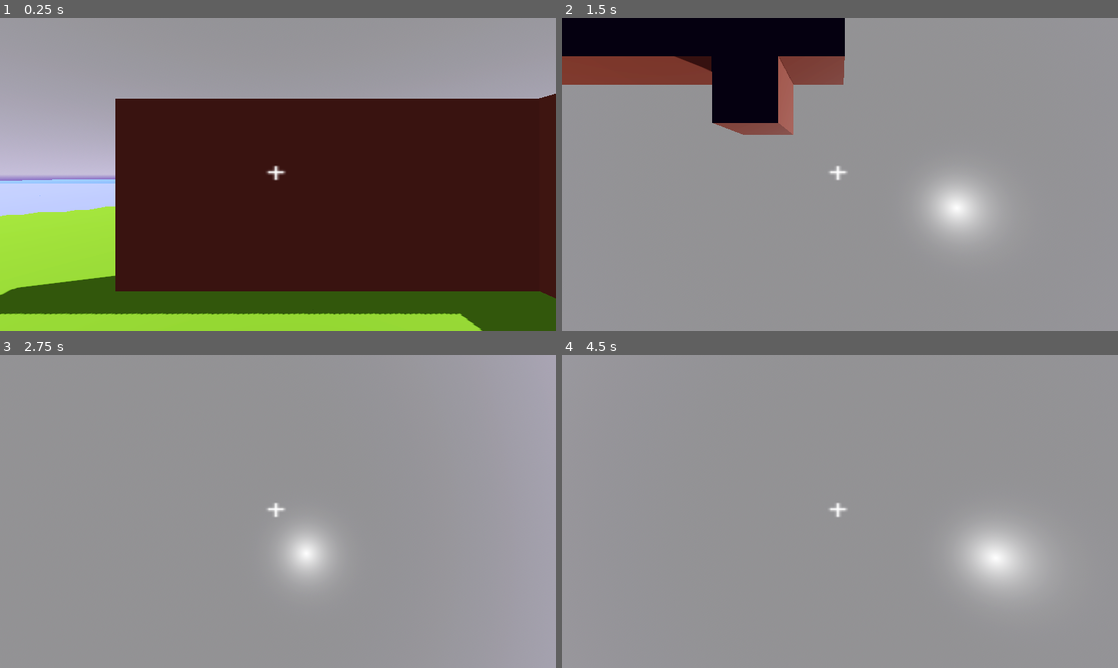
Above: before the commit, frames 1-4 (two rows, left to right).
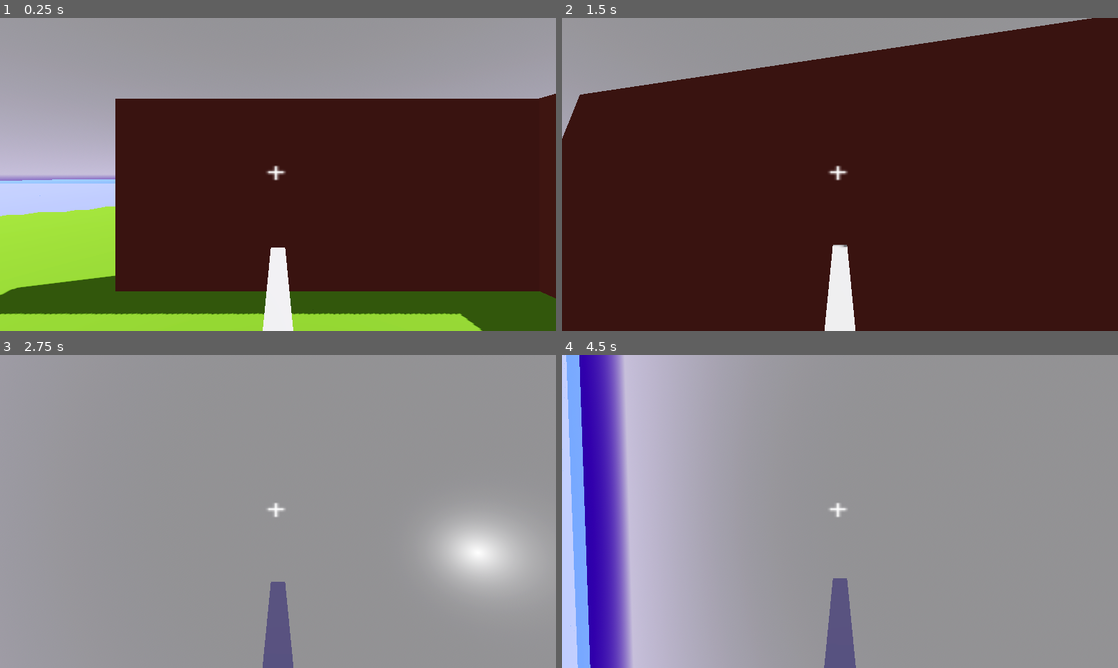
Above: after the commit, the same moments.

Repository: HanSolo626/Wallwalker
Game: Godot game, scene res://scenes/world.tscn
The game is run twice, just before and just after one commit, with the same random seed, the same clock (stepped at 60 frames per second) and the same inputs.
Inputs (mouse positions are in pixels of both pictures, inside the frame that each line leads up to):
- Up to frame 1 (0.25 s): no input
- Up to frame 2 (1.5 s): move the mouse to (867, 174) at 0.52 s; hold W (up) from 0.53 s (still down); click (867, 174) at 0.6 s; tap Space (jump) at 0.77 s; move the mouse to (812, 174) at 1.27 s; click (812, 174) at 1.35 s
- Up to frame 3 (2.75 s): keep holding W (up); tap Space (jump) at 1.52 s; move the mouse to (289, 505) at 2.02 s; right-click (289, 505) at 2.1 s; click (289, 505) at 2.3 s
- Up to frame 4 (4.5 s): keep holding W (up); tap Enter at 2.75, 4.25 s; move the mouse to (834, 517) at 2.77 s; click (834, 517) at 2.85 s; tap Space (jump) at 3.02, 3.5, 3.77 s; move the mouse to (878, 514) at 3.52 s; click (878, 514) at 3.6 s; move the mouse to (795, 508) at 4.27 s; right-click (795, 508) at 4.35 s

The runs differ from the first frame. In frame 1, 1.1% of the frame differs, in the area x 47-53%, y 73-100%; in frame 2, 97%, in the area x 0-100%, y 0-100%; in frame 3, 6.8%; in frame 4, 33%.

Commit message:
forward to down and up to down working

Diff:
--- a/scenes/player.tscn
+++ b/scenes/player.tscn
@@ -20,7 +20,6 @@
 shape = SubResource("CapsuleShape3D_qwuce")
 
 [node name="Body" type="MeshInstance3D" parent="."]
-visible = false
 mesh = SubResource("CapsuleMesh_53i5u")
 
 [node name="Camera3D" type="Camera3D" parent="."]
@@ -32,5 +31,4 @@
 
 [node name="stick" type="MeshInstance3D" parent="."]
 transform = Transform3D(0.2, 0, 0, 0, 0.2, 0, 0, 0, 3, 0, 0.414206, -1.24505)
-visible = false
 mesh = SubResource("BoxMesh_yyh1i")
--- a/scripts/player.gd
+++ b/scripts/player.gd
@@ -3,6 +3,8 @@
 
 const SPEED = 8.0
 const JUMP_VELOCITY = 12
+# the smaller this value, the faster it goes
+const CAMERA_ROTATION_SPEED = 50
 
 # Get the gravity from the project settings to be synced with RigidBody nodes. (nope!)
 var gravity = 24.0
@@ -10,19 +12,96 @@
 var current_pull = 1
 var positive = false
 
+var x_to_set = 0.0
+var y_to_set = 0.0
+var z_to_set = 0.0
+var x_updates = 0
+var y_updates = 0
+var z_updates = 0
+
+
+
 @onready var camera_3d = $Camera3D
 @onready var ray_cast_3d = $Camera3D/RayCast3D
 @onready var gridmap = preload("res://scripts/GridMap.gd").new()
+@onready var collision_shape_3d = $CollisionShape3D
+@onready var body = $Body
+@onready var stick = $stick
+
+
+func set_top_level(t):
+	camera_3d.top_level = t
+	collision_shape_3d.top_level = t
+	body.top_level = t
+	stick.top_level = t
+
+func is_rotating():
+	if x_updates <= 0 and y_updates <= 0 and z_updates <= 0:
+		return false
+	else:
+		return true
+
+func update_rotation():
+	if y_updates > 0:
+		rotate_y(y_to_set)
+		y_updates -= 1
+
+	if x_updates > 0:
+		rotate_x(x_to_set)
+		x_updates -= 1
+
+	if z_updates > 0:
+		rotate_z(z_to_set)
+		z_updates -= 1
 
 
 
 func change_rotation(x, y ,z):
-	rotation.x = 0
-	rotation.y = 0
-	rotation.z = 0
-	rotate_x(deg_to_rad(x))
-	rotate_y(deg_to_rad(y))
-	rotate_z(deg_to_rad(z))
+	# get difference
+	#set_top_level(true)
+	#transform.basis = Basis()
+	#set_top_level(false)
+
+
+	if x == null:
+		pass
+	else:
+		if x == 0:
+			if rotation.z < 0:
+				x_to_set = rotation.z / CAMERA_ROTATION_SPEED
+			else:
+				x_to_set = -rotation.z / CAMERA_ROTATION_SPEED
+		else:
+			x_to_set = (deg_to_rad(abs(x)) - rotation.x) * (x / abs(x)) / CAMERA_ROTATION_SPEED
+		x_updates = CAMERA_ROTATION_SPEED
+
+	if y == null:
+		pass
+	else:
+		if y == 0:
+			if rotation.y < 0:
+				y_to_set = rotation.y / CAMERA_ROTATION_SPEED
+			else:
+				y_to_set = -rotation.y / CAMERA_ROTATION_SPEED
+		else:
+			y_to_set = (deg_to_rad(abs(y)) - rotation.y) * (y / abs(y)) / CAMERA_ROTATION_SPEED
+		y_updates = CAMERA_ROTATION_SPEED
+
+	if z == null:
+		pass
+	else:
+		if z == 0:
+			if rotation.z < 0:
+				z_to_set = rotation.z / CAMERA_ROTATION_SPEED
+			else:
+				z_to_set = -rotation.z / CAMERA_ROTATION_SPEED
+		else:
+			z_to_set = (deg_to_rad(abs(z)) - rotation.z) * (z / abs(z)) / CAMERA_ROTATION_SPEED
+		z_updates = CAMERA_ROTATION_SPEED
+
+
+
+	print("X: "+str(x_to_set)+" Y: "+str(y_to_set)+" Z: "+str(z_to_set))
 
 
 
@@ -43,37 +122,37 @@
 		print("left")
 		current_pull = 0
 		positive = false
-		change_rotation(0, 0, -90)
+		change_rotation(null, null, -90)
 
 	elif block.x - face.x > 0 and (current_pull != 0 or positive != true):
 		print("right")
 		current_pull = 0
 		positive = true
-		change_rotation(0, 0, 90)
+		change_rotation(null, 0, 90)
 
 	elif block.y - face.y < 0 and (current_pull != 1 or positive != false):
 		print("down")
 		current_pull = 1
 		positive = false
-		change_rotation(0, 0, 0)
+		change_rotation(0, null, null)
 
 	elif block.y - face.y > 0 and (current_pull != 1 or positive != true):
 		print("up")
 		current_pull = 1
 		positive = true
-		change_rotation(180, 0, 0)
+		change_rotation(180, null, null)
 
 	elif block.z - face.z < 0 and (current_pull != 2 or positive != false):
 		print("backward")
 		current_pull = 2
 		positive = false
-		change_rotation(90, 0, 0)
+		change_rotation(90, null, null)
 
 	elif block.z - face.z > 0 and (current_pull != 2 or positive != true):
 		print("forward")
 		current_pull = 2
 		positive = true
-		change_rotation(-90, 0, 0)
+		change_rotation(-90, null, null)
 
 
 
@@ -81,10 +160,12 @@
 func _ready(): # setup
 	Input.set_mouse_mode(Input.MOUSE_MODE_CAPTURED)
 
+	set_top_level(false)
+
 
 func _input(event):
 	# Mouse input
-	if event is InputEventMouseMotion:
+	if event is InputEventMouseMotion and is_rotating() == false:
 		if positive:
 			if current_pull == 0:
 				rotate_x(event.relative.x * sensitivity)
@@ -199,6 +280,8 @@
 				#ray_cast_3d.get_collider().place_block(ray_cast_3d.get_collision_point() +
 				#ray_cast_3d.get_collision_normal(), 0)
 
+	update_rotation()
+
 	transform = transform.orthonormalized()
 	camera_3d.transform = camera_3d.transform.orthonormalized()
 	move_and_slide()
